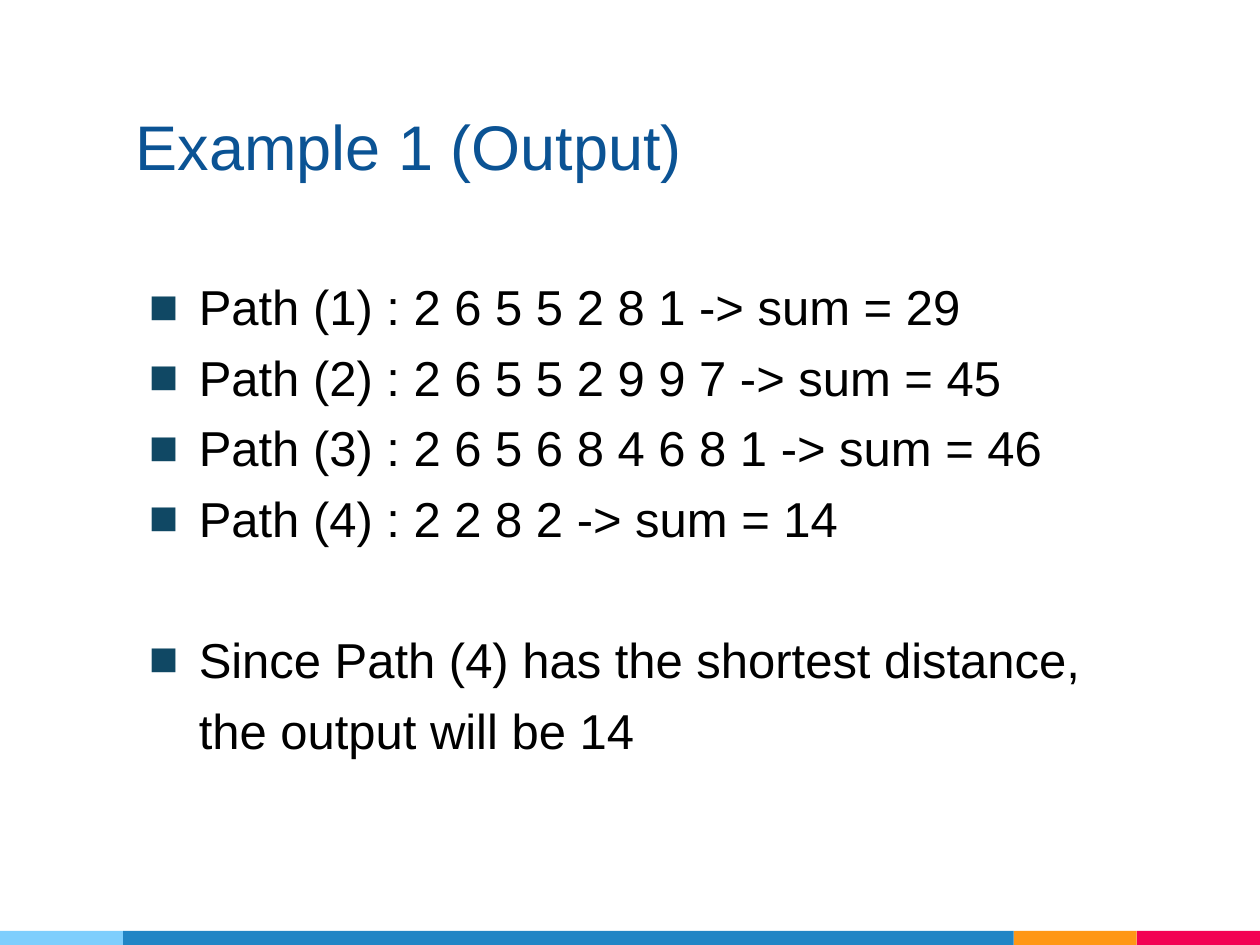
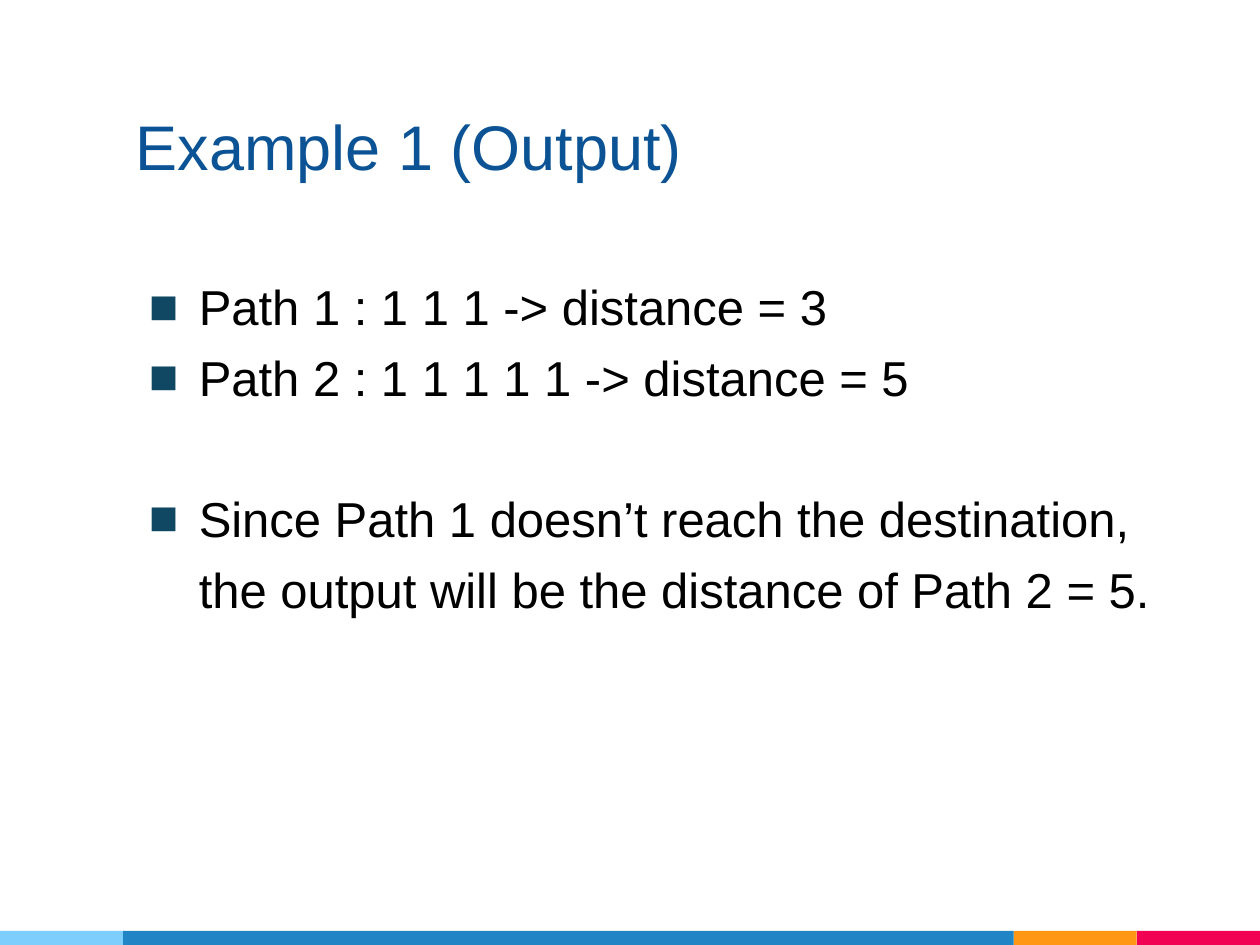
Before and after one commit to wuling31715/2021-NTHU-Data-Structure, a slide deck: slide 7 of ch05-tree/Quiz3/ppt/Quiz3.pptx (slide 8 before the commit). Drawn at 1260x945 pixels with LibreOffice and Linux fonts; fonts in the diff are those of the drawing. Boxes give left, top, right and bottom in pixels: in the first picture for what was removed or moved away, otherwise in the second. Text is boxed around its words. In the diff, an @@ line names an element or a change of style, - is before the commit and + after.

```diff
--- a/ch05-tree/Quiz3/ppt/Quiz3.pptx
+++ b/ch05-tree/Quiz3/ppt/Quiz3.pptx
@@ text at (199,289,1150,618): text changed @@
-■ Path (1) : 2 6 5 5 2 8 1 -> sum = 29
-■ Path (2) : 2 6 5 5 2 9 9 7 -> sum = 45
-■ Path (3) : 2 6 5 6 8 4 6 8 1 -> sum = 46
-■ Path (4) : 2 2 8 2 -> sum = 14
-■ Since Path (4) has the shortest distance, the output will be 14
+■ Path 1 : 1 1 1 -> distance = 3
+■ Path 2 : 1 1 1 1 1 -> distance = 5
+■ Since Path 1 doesn’t reach the destination, the output will be the distance of Path 2 = 5.
```
Also in this commit, not shown: 6 other slides changed, 6 slides added, 5 slides removed, 29 other files.
